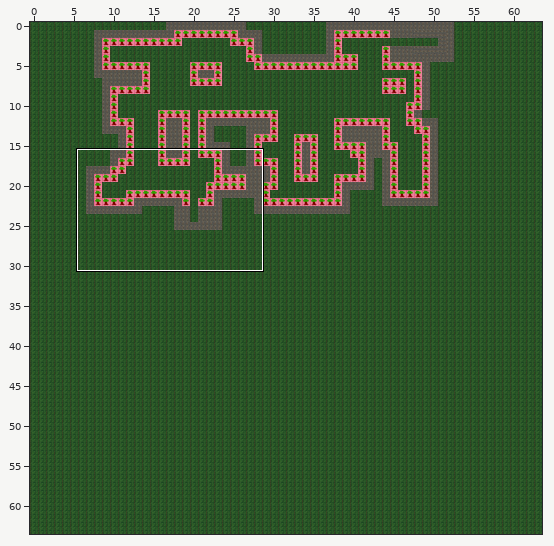
Tiled map, stored at assets/tiled/mapForest.tmx. The first picture is a wide view before the edit; the outline marks the close-up.
Close-up. Before:
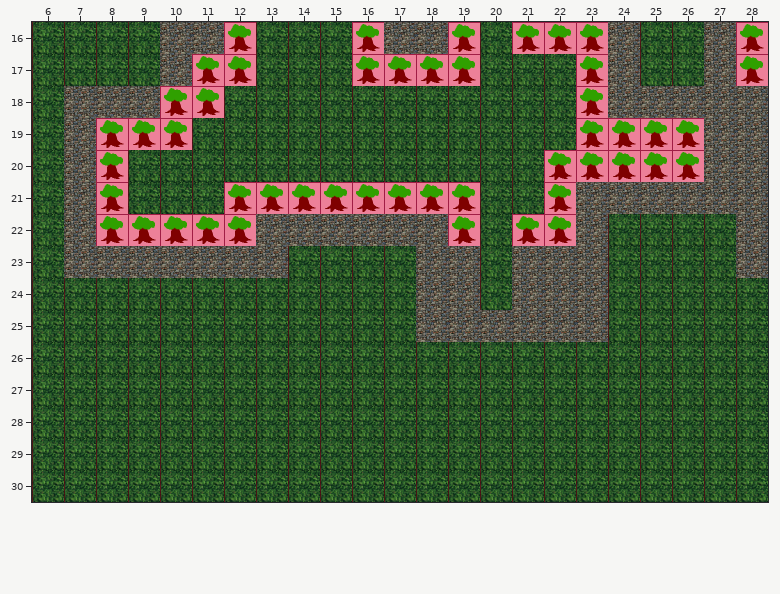
Cells are 64x64 px. Shown: x 6..28, y 16..30.
After the commit:
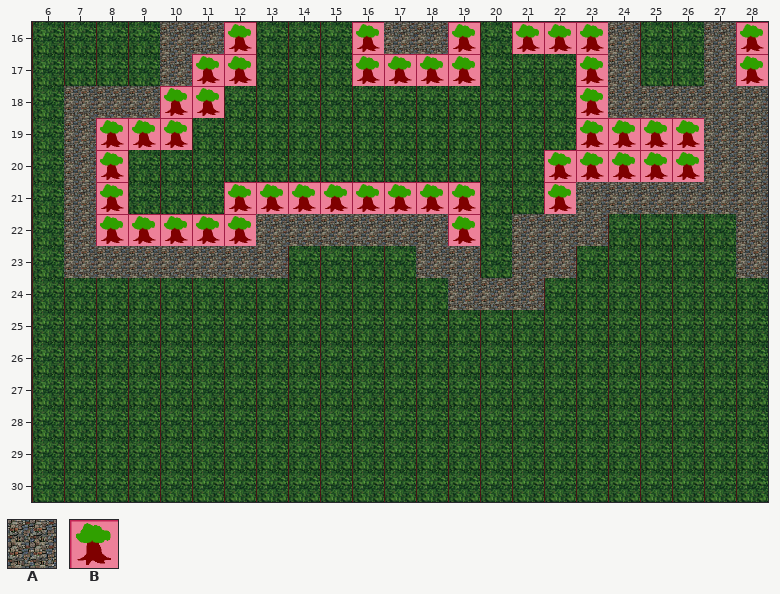
Key: from "tileset": A 8, B 10.
_ is an empty cell.
Tiles replaced or removed in this view: A, B.
Edits made:
Changed rows in their new state; . is an unchanged cell.
Layer "walls":
first column x 18:
22 ...AA.
23 ....._
24 _.A.__
25 ______
Boxes around the changes in both close-ups, in picture pixels (x1, y1, x2, y2):
changed: (416, 214, 608, 342)
